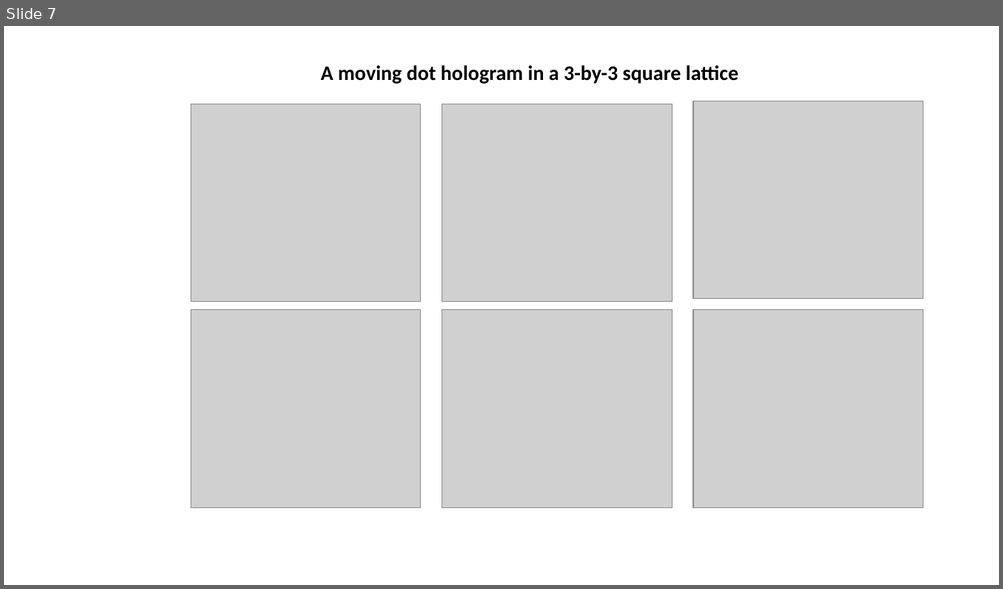
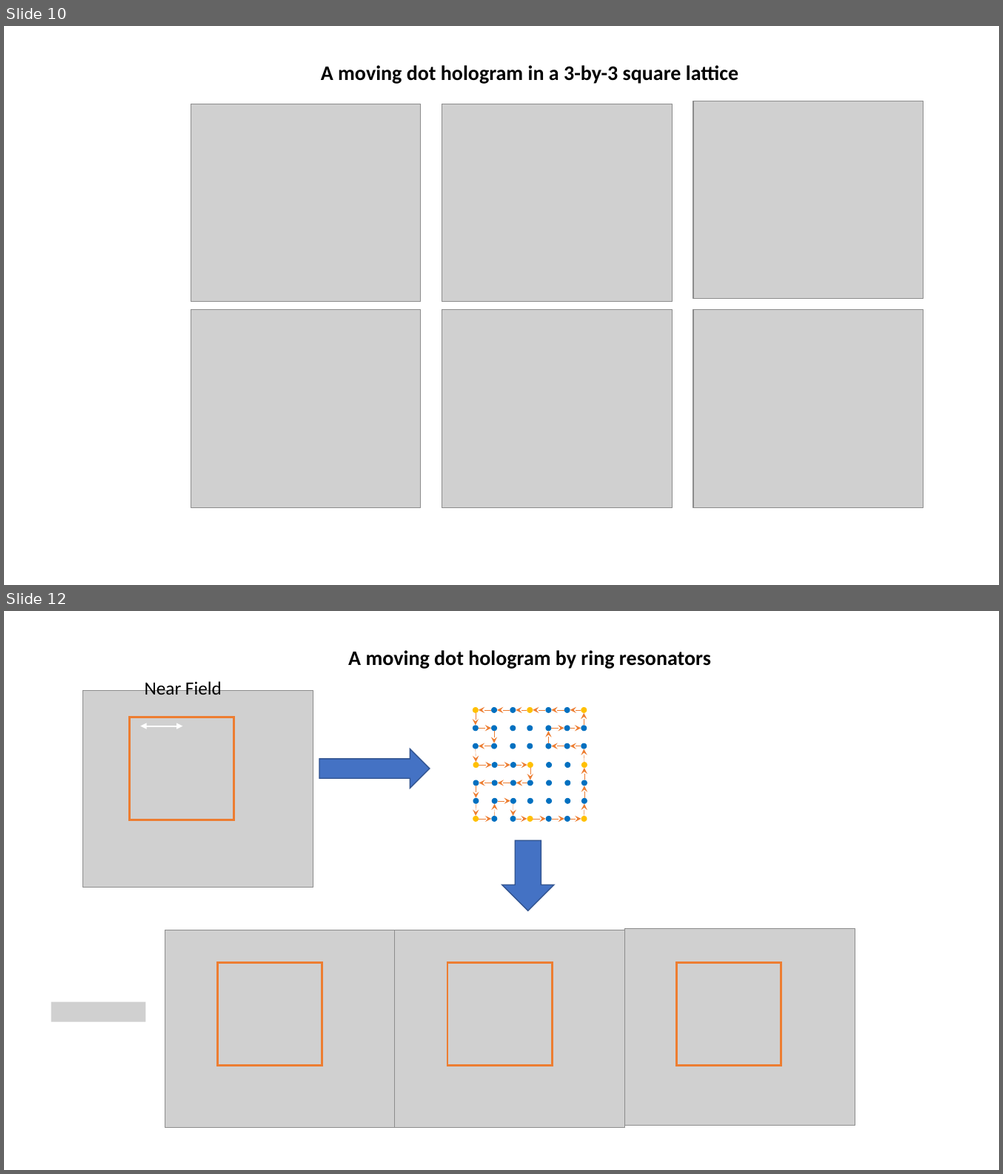
Before and after one commit to minspan199/imaginary-gauge-field, a slide deck: non-Hermitian gauge field.pptx. Shown one above the other, each under a label of ours: slide 7 before the commit, slides 10 and 12 after it; the slides between them are not shown. The pictures are 1003x589 and 1003x1174 pixels, drawn with LibreOffice and Linux fonts; fonts in the diff are those of the drawing; grey boxes stand for pictures. Boxes give left, top, right and bottom in pixels: in the first picture for what was removed or moved away, otherwise in the second. Text is boxed around its words. In the diff, an @@ line names an element or a change of style, - is before the commit and + after.

Commit message:
ring resonators

```diff
--- a/non-Hermitian gauge field.pptx
+++ b/non-Hermitian gauge field.pptx
@@ slide 12 added at bbox=[4, 611, 999, 1170], background #FFFFFF @@
@@ text added at bbox=[348, 650, 711, 669], 20 pt, text #000000, bold @@
+A moving dot hologram by ring resonators
@@ group added at bbox=[83, 679, 313, 887]: 2 pictures, 1 rectangle, 1 double arrow, 1 text @@
+Near Field
@@ group added at bbox=[472, 707, 587, 822]: 49 ellipses, 38 arrows @@
@@ right arrow added at bbox=[319, 749, 430, 788], fill #4472C4, outline #325491 1 pt @@
@@ right arrow added at bbox=[502, 841, 554, 911], fill #4472C4, outline #325491 1 pt @@
@@ group added at bbox=[165, 929, 854, 1128]: 3 pictures, 3 rectangles @@
@@ picture added at bbox=[51, 1002, 146, 1022] @@
@@ what was slide 7 is now slide 10 @@
```
Also in this commit, not shown: 2 other slides added, 20 other files.
